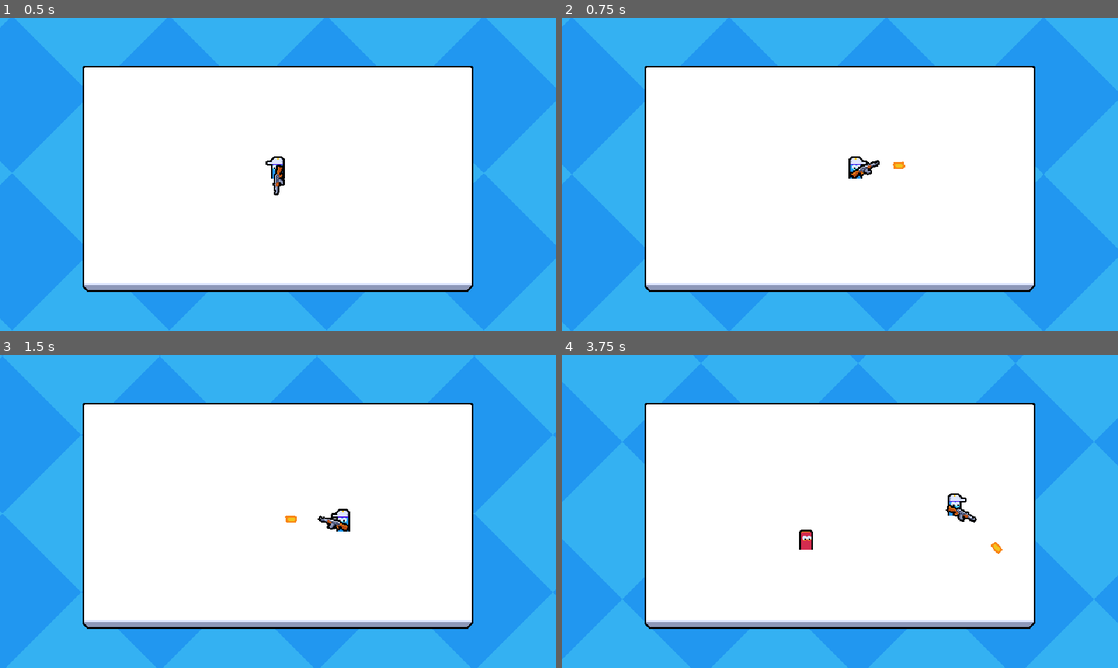
Above: before the commit, frames 1-4 (two rows, left to right).
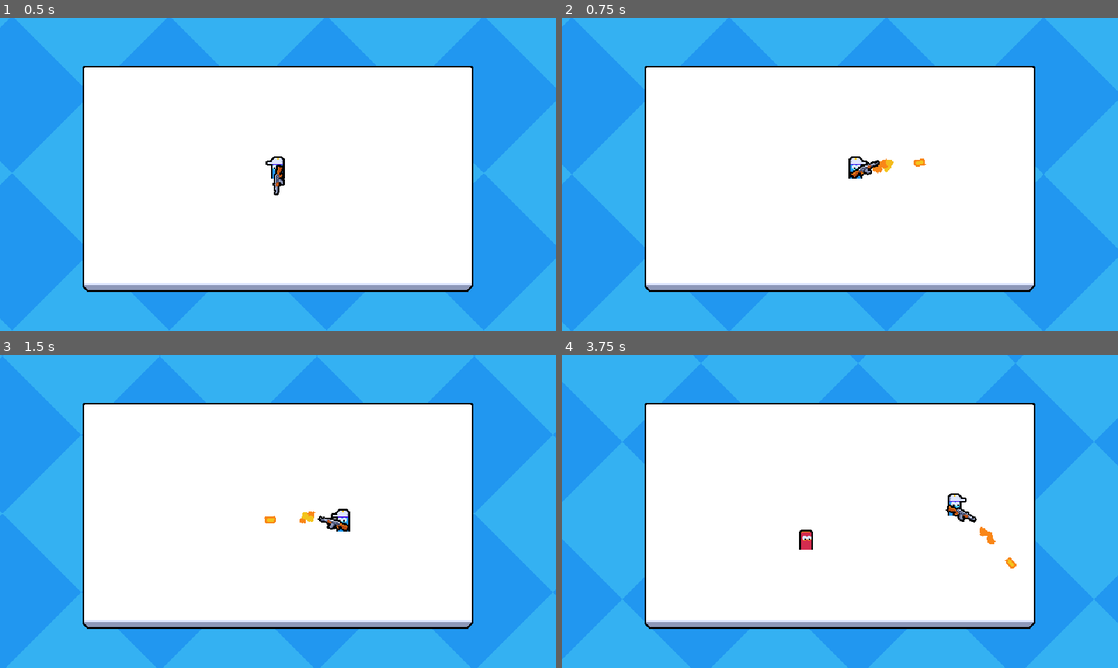
Above: after the commit, the same moments.

Repository: exglegaming/Multiplayer-Course
Game: Godot game, scene res://scenes/levels/main.tscn
Same seed, same stepped clock (60 frames per second), same inputs: the game is played once before the commit and once after it. This scene is started directly instead of the project's main scene.
Inputs (mouse positions are in pixels of both pictures, inside the frame that each line leads up to):
- Up to frame 1 (0.5 s): no input
- Up to frame 2 (0.75 s): move the mouse to (962, 158) at 0.52 s; hold D (move_right) from 0.53 s (still down); click (962, 158) at 0.6 s
- Up to frame 3 (1.5 s): move the mouse to (166, 527) at 1.27 s; release D (move_right) at 1.28 s; hold S (move_down) from 1.28 s (still down); click (166, 527) at 1.35 s
- Up to frame 4 (3.75 s): move the mouse to (895, 442) at 2.02 s; release S (move_down) at 2.03 s; hold D (move_right) 2.03-2.78 s; click (895, 442) at 2.1 s; move the mouse to (812, 574) at 2.77 s; hold W (move_up) 2.78-3.53 s; click (812, 574) at 2.85 s; move the mouse to (1006, 558) at 3.52 s; hold A (move_left) from 3.53 s (still down); click (1006, 558) at 3.6 s

Frame 1 is identical in both runs. In frame 2, 0.2% of the frame differs, in the area x 55-66%, y 44-50%; in frame 3, 0.2%; in frame 4, 0.2%.

Commit message:
spawning muzzle flash in game

Diff:
--- a/scenes/effect/muzzle_flash/muzzle_flash.tscn
+++ b/scenes/effect/muzzle_flash/muzzle_flash.tscn
@@ -41,6 +41,57 @@
 color_initial_ramp = SubResource("GradientTexture1D_swl84")
 anim_offset_max = 1.0
 
+[sub_resource type="Animation" id="Animation_hcqs8"]
+resource_name = "default"
+step = 0.05
+tracks/0/type = "value"
+tracks/0/imported = false
+tracks/0/enabled = true
+tracks/0/path = NodePath(".:emitting")
+tracks/0/interp = 1
+tracks/0/loop_wrap = true
+tracks/0/keys = {
+"times": PackedFloat32Array(0),
+"transitions": PackedFloat32Array(1),
+"update": 1,
+"values": [true]
+}
+tracks/1/type = "method"
+tracks/1/imported = false
+tracks/1/enabled = true
+tracks/1/path = NodePath(".")
+tracks/1/interp = 1
+tracks/1/loop_wrap = true
+tracks/1/keys = {
+"times": PackedFloat32Array(1),
+"transitions": PackedFloat32Array(1),
+"values": [{
+"args": [],
+"method": &"queue_free"
+}]
+}
+
+[sub_resource type="Animation" id="Animation_swl84"]
+length = 0.001
+tracks/0/type = "value"
+tracks/0/imported = false
+tracks/0/enabled = true
+tracks/0/path = NodePath(".:emitting")
+tracks/0/interp = 1
+tracks/0/loop_wrap = true
+tracks/0/keys = {
+"times": PackedFloat32Array(0),
+"transitions": PackedFloat32Array(1),
+"update": 1,
+"values": [false]
+}
+
+[sub_resource type="AnimationLibrary" id="AnimationLibrary_v75u6"]
+_data = {
+&"RESET": SubResource("Animation_swl84"),
+&"default": SubResource("Animation_hcqs8")
+}
+
 [node name="MuzzleFlash" type="GPUParticles2D"]
 material = SubResource("CanvasItemMaterial_hcqs8")
 emitting = false
@@ -52,3 +103,9 @@
 fixed_fps = 0
 interpolate = false
 process_material = SubResource("ParticleProcessMaterial_p8wl2")
+
+[node name="AnimationPlayer" type="AnimationPlayer" parent="."]
+libraries = {
+&"": SubResource("AnimationLibrary_v75u6")
+}
+autoplay = "default"
--- a/scenes/entities/player/player.tscn
+++ b/scenes/entities/player/player.tscn
@@ -120,6 +120,10 @@
 centered = false
 offset = Vector2(-13, -6)
 
+[node name="BarrelPosition" type="Marker2D" parent="Visuals/WeaponRoot/WeaponAnimationRoot"]
+unique_name_in_owner = true
+position = Vector2(18, -1)
+
 [node name="HurtboxComponent" parent="." node_paths=PackedStringArray("health_component") instance=ExtResource("4_8akj5")]
 visible = false
 position = Vector2(0, -11)
--- a/scripts/entities/player/player.gd
+++ b/scripts/entities/player/player.gd
@@ -6,6 +6,7 @@
 
 var input_multiplayer_authority: int
 var bullet_scene: PackedScene = preload("uid://c7aiae8nm0c3v")
+var muzzle_flash_scene: PackedScene = preload("uid://dw382p5mwq3kl")
 
 @onready var player_input_synchronizer_component: PlayerInputSynchronizerComponent = $PlayerInputSynchronizerComponent
 @onready var weapon_root: Node2D = $Visuals/WeaponRoot
@@ -13,6 +14,7 @@
 @onready var health_component: HealthComponent = $HealthComponent
 @onready var visuals: Node2D = $Visuals
 @onready var animation_player: AnimationPlayer = $AnimationPlayer
+@onready var barrel_position: Marker2D = %BarrelPosition
 
 func _ready() -> void:
     player_input_synchronizer_component.set_multiplayer_authority(input_multiplayer_authority)
@@ -40,7 +42,7 @@
         return
 
     var bullet := bullet_scene.instantiate() as Bullet
-    bullet.global_position = weapon_root.global_position
+    bullet.global_position = barrel_position.global_position
     bullet.start(player_input_synchronizer_component.aim_vector)
     get_parent().add_child(bullet, true)
     fire_rate_timer.start()
@@ -54,6 +56,11 @@
         animation_player.stop()
     animation_player.play(FIRE)
 
+    var muzzle_flash: Node2D = muzzle_flash_scene.instantiate()
+    muzzle_flash.global_position = barrel_position.global_position
+    muzzle_flash.rotation = barrel_position.global_rotation
+    get_parent().add_child(muzzle_flash)
+
 
 func _on_died() -> void:
     print("player died")
Not shown: 1 places in scenes/effect/muzzle_flash/muzzle_flash.tscn that only renumber resources
